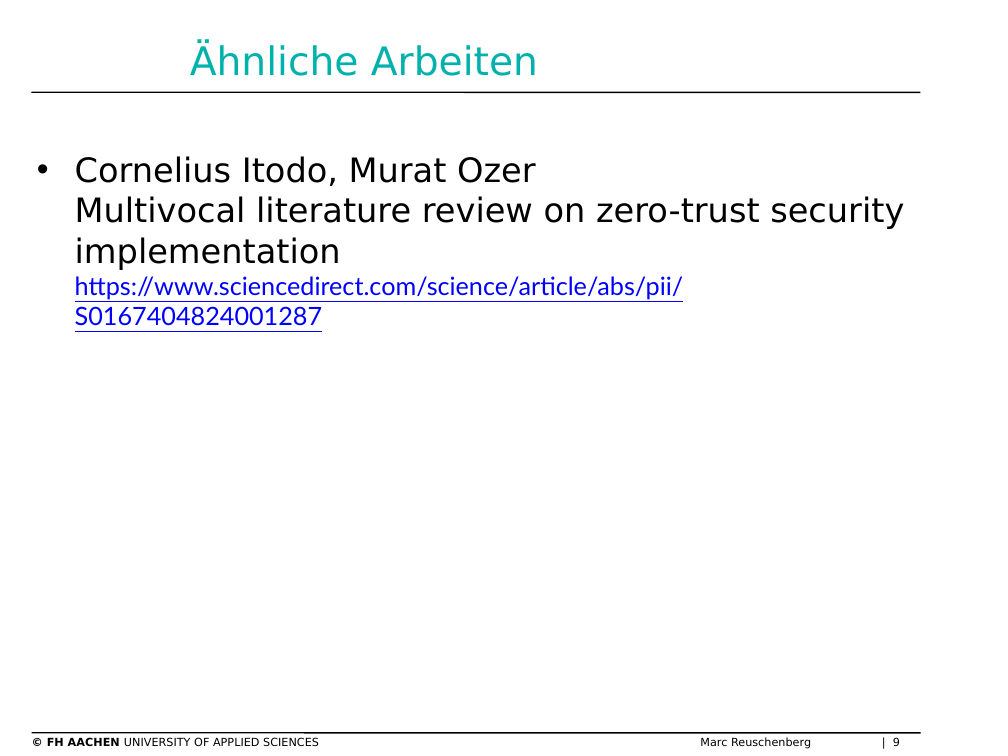
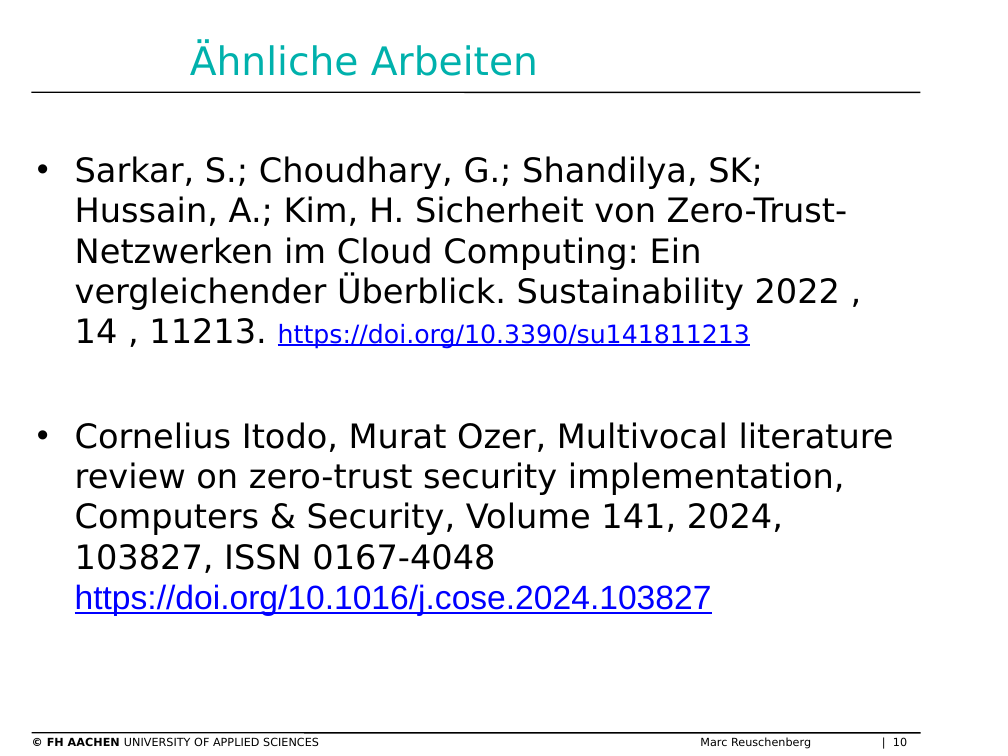
Before and after one commit to Marc-Reu/bachelorarbeit, a slide deck: slide 10 of Meetings/ZTN Präsentation.pptx (slide 9 before the commit). Drawn at 1008x756 pixels with LibreOffice and Linux fonts; fonts in the diff are those of the drawing; background and template pictures are left out. Boxes give left, top, right and bottom in pixels: in the first picture for what was removed or moved away, otherwise in the second. Text is boxed around its words. In the diff, an @@ line names an element or a change of style, - is before the commit and + after.

```diff
--- a/Meetings/ZTN Präsentation.pptx
+++ b/Meetings/ZTN Präsentation.pptx
@@ text at (75, 156, 894, 616): text changed @@
-• Cornelius Itodo, Murat Ozer
-  Multivocal literature review on zero-trust security implementation
-  https://www.sciencedirect.com/science/article/abs/pii/S0167404824001287
+• Sarkar, S.; Choudhary, G.; Shandilya, SK; Hussain, A.; Kim, H. Sicherheit von Zero-Trust-Netzwerken im Cloud Computing: Ein vergleichender Überblick. Sustainability 2022 , 14 , 11213. https://doi.org/10.3390/su141811213
+• Cornelius Itodo, Murat Ozer, Multivocal literature review on zero-trust security implementation, Computers & Security, Volume 141, 2024, 103827, ISSN 0167-4048 https://doi.org/10.1016/j.cose.2024.103827
@@ text at (47, 737, 907, 749): text changed @@
-© FH AACHEN UNIVERSITY OF APPLIED SCIENCES Marc Reuschenberg | 9
+© FH AACHEN UNIVERSITY OF APPLIED SCIENCES Marc Reuschenberg | 10
```
Also in this commit, not shown: 3 other slides changed, 2 slides added, 2 slides removed.
